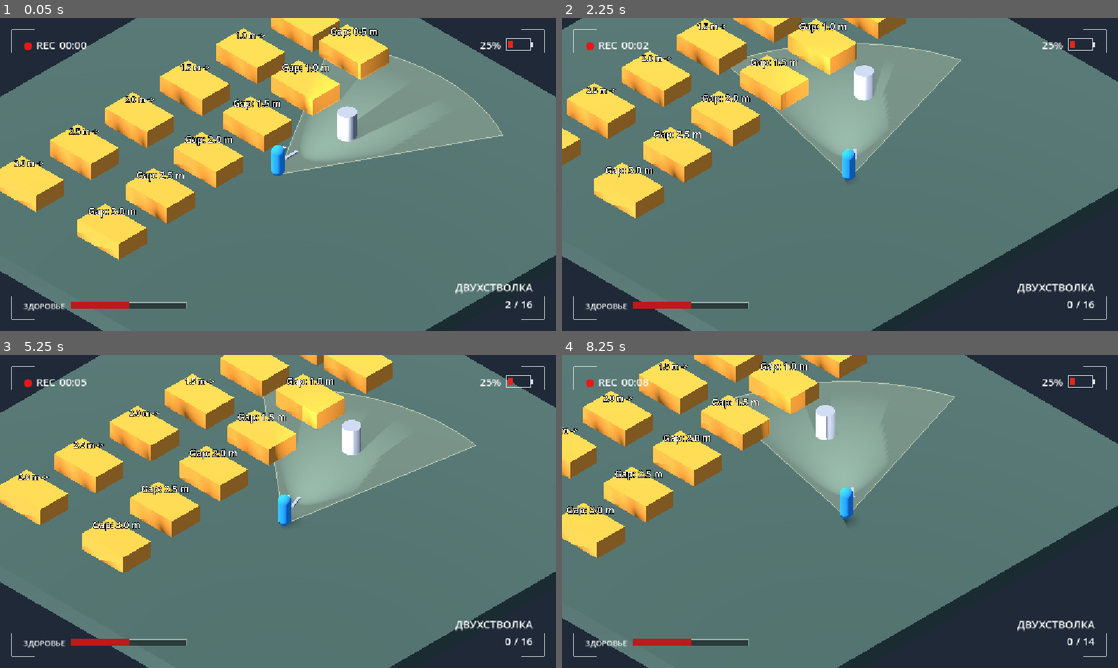
Above: before the commit, frames 1-4 (two rows, left to right).
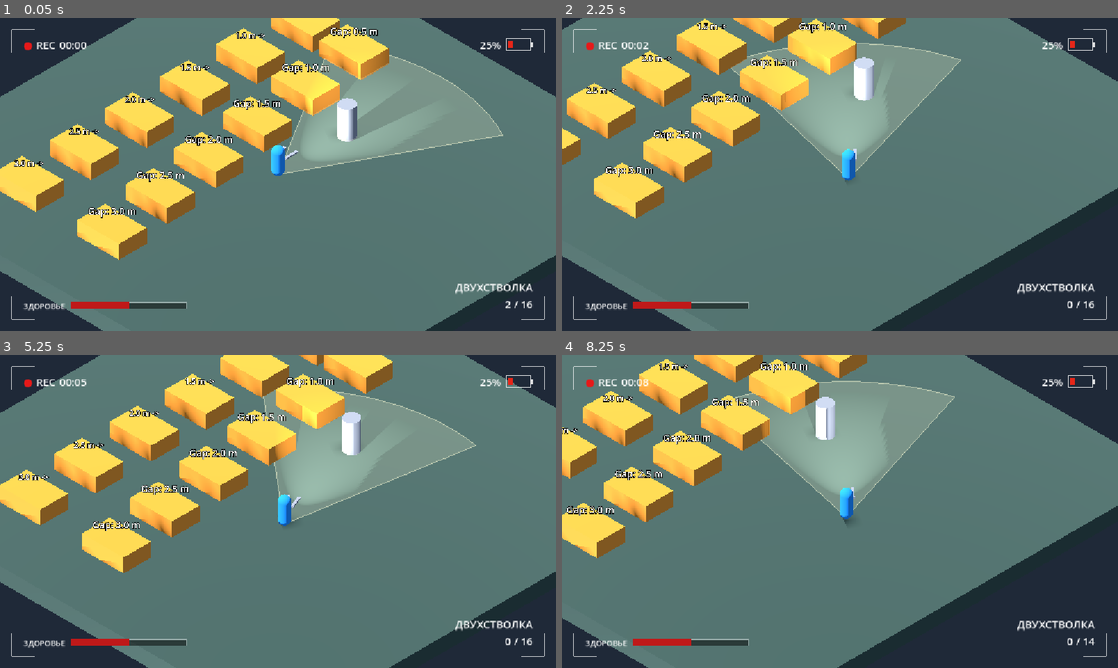
Above: after the commit, the same moments.

Repository: AnckerStudios/the-camera-game
Game: Godot game, scene res://scene/misha_v1.tscn
Same seed, same stepped clock (60 frames per second), same inputs: the game is played once before the commit and once after it.
Inputs (mouse positions are in pixels of both pictures, inside the frame that each line leads up to):
- Up to frame 1 (0.05 s): no input
- Up to frame 2 (2.25 s): move the mouse to (962, 158) at 0.52 s; hold D (move_right) 0.53-1.28 s; hold Right mouse button (alt_fire) 0.53-1.28 s; tap Space (jump) at 0.77, 1.52 s; move the mouse to (728, 190) at 1.27 s; hold S (move_backward) 1.28-2.03 s; tap Shift (dash) at 1.35 s; move the mouse to (895, 105) at 2.02 s; press the mouse at (895, 105) at 2.03 s; hold D (move_right) from 2.03 s (still down)
- Up to frame 3 (5.25 s): move the mouse to (250, 574) at 2.77 s; release D (move_right) at 2.78 s; release the mouse at (250, 574) at 2.78 s; hold W (move_forward) 2.78-3.53 s; tap Q (weapon_next) at 2.85 s; tap Space (jump) at 3.02, 3.77, 4.52 s; move the mouse to (444, 558) at 3.52 s; hold Mouse wheel up (weapon_prev) 3.53-4.28 s; hold A (move_left) 3.53-5.03 s; move the mouse to (111, 464) at 4.27 s; right-click (111, 464) at 4.35 s; move the mouse to (305, 511) at 5.02 s; hold S (move_backward) from 5.03 s (still down); tap Shift (dash) at 5.1 s
- Up to frame 4 (8.25 s): move the mouse to (756, 433) at 5.77 s; release S (move_backward) at 5.78 s; hold D (move_right) 5.78-6.53 s; click (756, 433) at 5.85 s; tap Space (jump) at 6.02, 6.77, 7.52 s; move the mouse to (962, 495) at 6.52 s; hold W (move_forward) 6.53-7.28 s; hold Q (weapon_next) 6.53-7.28 s; move the mouse to (728, 527) at 7.27 s; hold D (move_right) 7.28-8.03 s; tap Mouse wheel up (weapon_prev) at 7.35 s; move the mouse to (895, 442) at 8.02 s; hold S (move_backward) from 8.03 s (still down); hold Right mouse button (alt_fire) from 8.03 s (still down)

The runs differ from the first frame. In frame 1, 0.2% of the frame differs, in the area x 60-65%, y 25-32%; in frame 2, 0.2%; in frame 3, 0.2%; in frame 4, 0.2%.

Commit message:
fix weapon_test.tscn

Diff:
--- a/gamelogic/weapon/firearm.gd
+++ b/gamelogic/weapon/firearm.gd
@@ -28,6 +28,12 @@
 ## Альтернативная атака выпускает все заряженные патроны разом (дуплет).
 @export var secondary_fires_all := false
 @export_flags_3d_physics var hit_mask := 1
+## Вид сверху: игрок целится только по плоскости, поэтому пуля задевает всё
+## в вертикальной полосе вокруг дула - и низких пауков, и высоких призраков.
+@export var hit_band_below := 1.0
+@export var hit_band_above := 0.5
+## Толщина пули/дробины.
+@export var hit_width := 0.1
 
 @export_group("Патроны")
 @export var capacity := 6
@@ -42,6 +48,7 @@
 
 var _cooldown := 0.0
 var _reload_timer := 0.0
+var _shot_shape := BoxShape3D.new()
 
 @onready var _muzzle: Node3D = $Muzzle
 @onready var _flash_light: Light3D = get_node_or_null("Muzzle/Flash")
@@ -129,23 +136,38 @@
 	ammo_changed.emit(loaded, capacity, reserve_ammo)
 
 
+## Направление выстрела в плоскости пола.
 func _spread_direction() -> Vector3:
 	var half := deg_to_rad(spread_degrees) / 2.0
-	return (-_muzzle.global_basis.z).rotated(Vector3.UP, randf_range(-half, half))
+	var forward := -_muzzle.global_basis.z
+	forward.y = 0.0
+	return forward.normalized().rotated(Vector3.UP, randf_range(-half, half))
 
 
+## Протягивает вертикальную полосу высотой hit_band_below + hit_band_above от дула
+## и бьёт первое, во что она упрётся.
 func _fire_ray(direction: Vector3) -> void:
 	var from := _muzzle.global_position
-	var to := from + direction * max_range
-	var query := PhysicsRayQueryParameters3D.create(from, to, hit_mask, _exclude())
+	_shot_shape.size = Vector3(hit_width, hit_band_below + hit_band_above, hit_width)
+
+	var query := PhysicsShapeQueryParameters3D.new()
+	query.shape = _shot_shape
+	query.transform = Transform3D(Basis.looking_at(direction),
+		from + Vector3.UP * (hit_band_above - hit_band_below) / 2.0)
+	query.motion = direction * max_range
+	query.collision_mask = hit_mask
 	query.collide_with_areas = true
-	var hit := get_world_3d().direct_space_state.intersect_ray(query)
-	if hit:
-		to = hit.position
-		var target: Object = hit.collider
-		if target.has_method("take_damage"):
+	query.exclude = _exclude()
+
+	var space := get_world_3d().direct_space_state
+	var travel := space.cast_motion(query)[1]
+	if travel < 1.0:
+		query.transform.origin += query.motion * travel
+		var hit := space.get_rest_info(query)
+		var target := instance_from_id(hit.collider_id) if hit else null
+		if target and target.has_method("take_damage"):
 			target.take_damage(damage, self)
-	Tracer.spawn(self, from, to)
+	Tracer.spawn(self, from, from + query.motion * travel)
 
 
 ## Не попадать в того, кто держит оружие.
--- a/scene/misha_v1.tscn
+++ b/scene/misha_v1.tscn
@@ -30,7 +30,7 @@
 [sub_resource type="BoxMesh" id="TestPlatformMesh"]
 size = Vector3(3, 1, 2)
 
-[sub_resource type="BoxShape3D" id="DummyShape"]
+[sub_resource type="CylinderShape3D" id="DummyShape"]
 
 [sub_resource type="CylinderMesh" id="DummyMesh"]
 
@@ -276,7 +276,7 @@
 [node name="HUD" parent="." unique_id=1458729086 instance=ExtResource("7_hud")]
 
 [node name="Dummy1" type="StaticBody3D" parent="." unique_id=1316338027]
-transform = Transform3D(1, 0, 0, 0, 1, 0, 0, 0, 1, 0, 0.5, -5)
+transform = Transform3D(1, 0, 0, 0, 1, 0, 0, 0, 1, 0, 1, -5)
 script = ExtResource("8_dummy")
 
 [node name="Shape" type="CollisionShape3D" parent="Dummy1" unique_id=830365736]
--- a/scene/weapon_test.tscn
+++ b/scene/weapon_test.tscn
@@ -10,7 +10,7 @@
 [sub_resource type="PlaneMesh" id="PlaneMesh_floor"]
 size = Vector2(40, 40)
 
-[sub_resource type="BoxShape3D" id="BoxShape3D_dummy"]
+[sub_resource type="CylinderShape3D" id="CylinderShape3D_dummy"]
 
 [sub_resource type="CylinderMesh" id="CylinderMesh_kdj8j"]
 
@@ -32,11 +32,11 @@
 [node name="WeaponRevolver" parent="WeaponHolder" unique_id=557271685 instance=ExtResource("4_revolver")]
 
 [node name="Dummy1" type="StaticBody3D" parent="." unique_id=2030483613]
-transform = Transform3D(1, 0, 0, 0, 1, 0, 0, 0, 1, 0, 0.5, -5)
+transform = Transform3D(1, 0, 0, 0, 1, 0, 0, 0, 1, 0, 1, -5)
 script = ExtResource("5_dummy")
 
 [node name="Shape" type="CollisionShape3D" parent="Dummy1" unique_id=641108496]
-shape = SubResource("BoxShape3D_dummy")
+shape = SubResource("CylinderShape3D_dummy")
 
 [node name="Mesh" type="MeshInstance3D" parent="Dummy1" unique_id=1436635323]
 mesh = SubResource("CylinderMesh_kdj8j")
